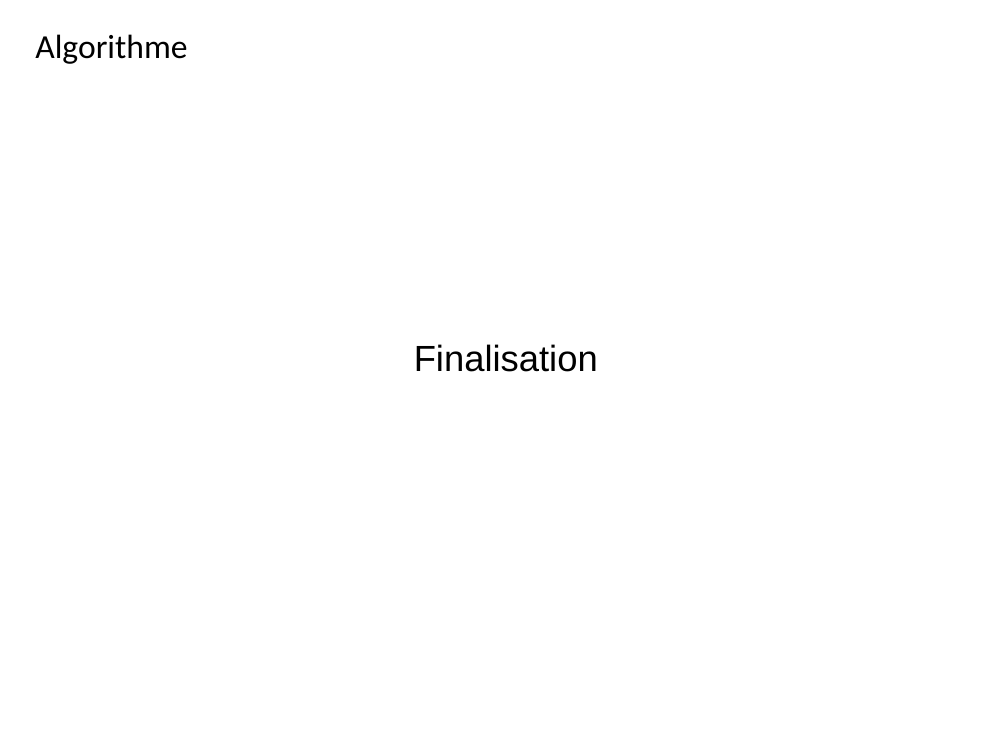
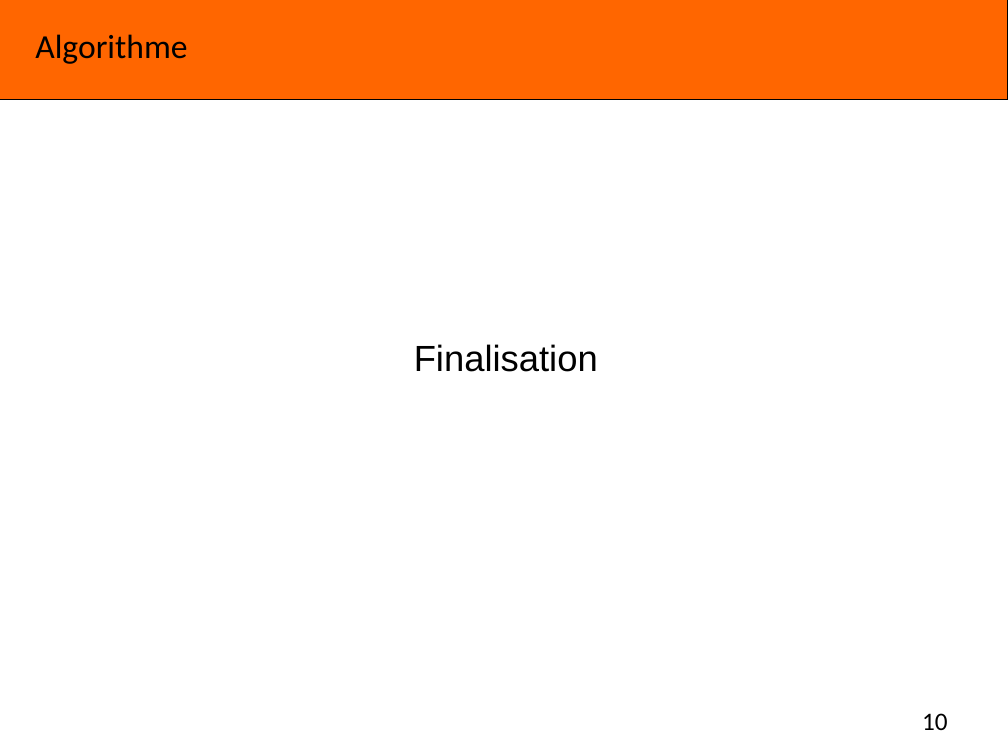
Before and after one commit to Miaxos/Polux, a slide deck: slide 10 of diapo_Presentation_poqb_soutenance_vendredi_15_janvier_2016.odp. Drawn at 1008x756 pixels with LibreOffice and Linux fonts; fonts in the diff are those of the drawing; background and template pictures are left out. Boxes give left, top, right and bottom in pixels: in the first picture for what was removed or moved away, otherwise in the second. Text is boxed around its words. In the diff, an @@ line names an element or a change of style, - is before the commit and + after.

```diff
--- a/diapo_Presentation_poqb_soutenance_vendredi_15_janvier_2016.odp
+++ b/diapo_Presentation_poqb_soutenance_vendredi_15_janvier_2016.odp
@@ rectangle added at [0, 0, 1008, 99], fill #FF6600, outline #000000 0 pt @@
@@ page number added at [922, 713, 948, 730], 18 pt, text #000000 @@
+10
```
Also in this commit, not shown: 10 other slides changed, 4 slides added, 1 slide removed.
